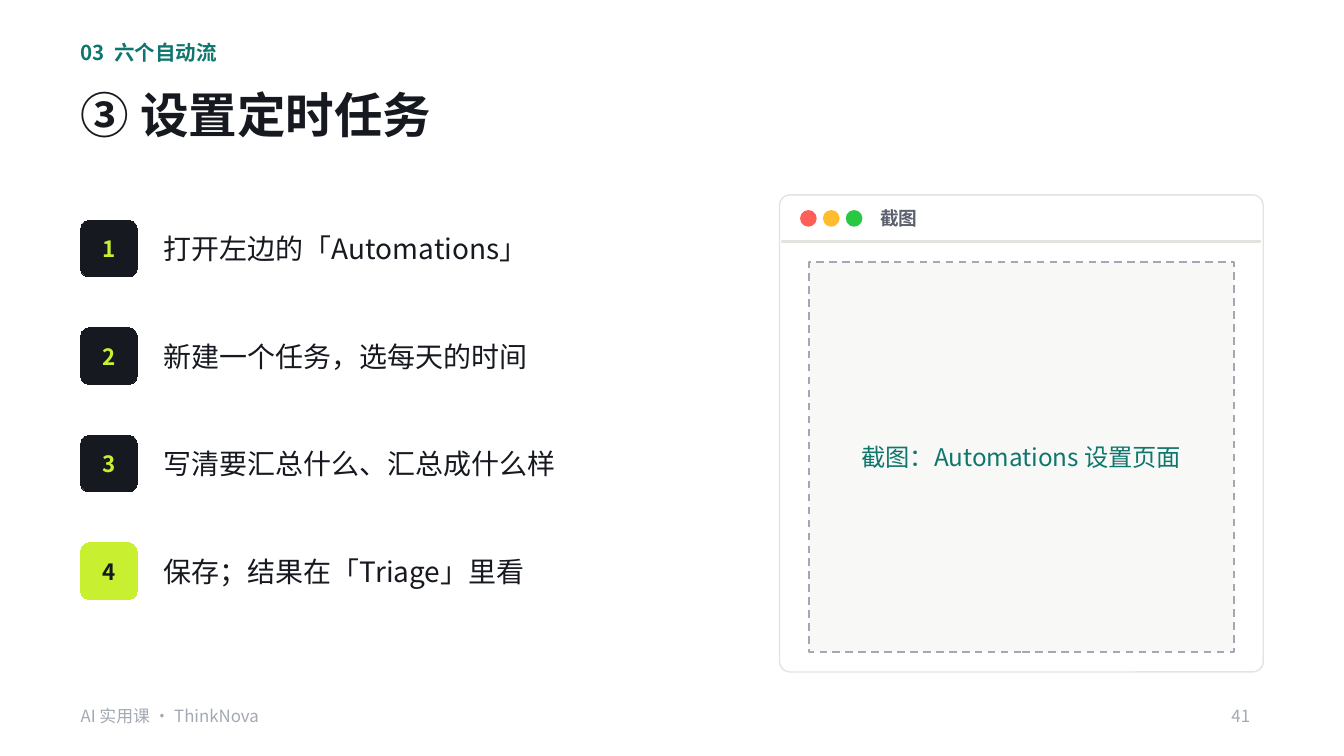
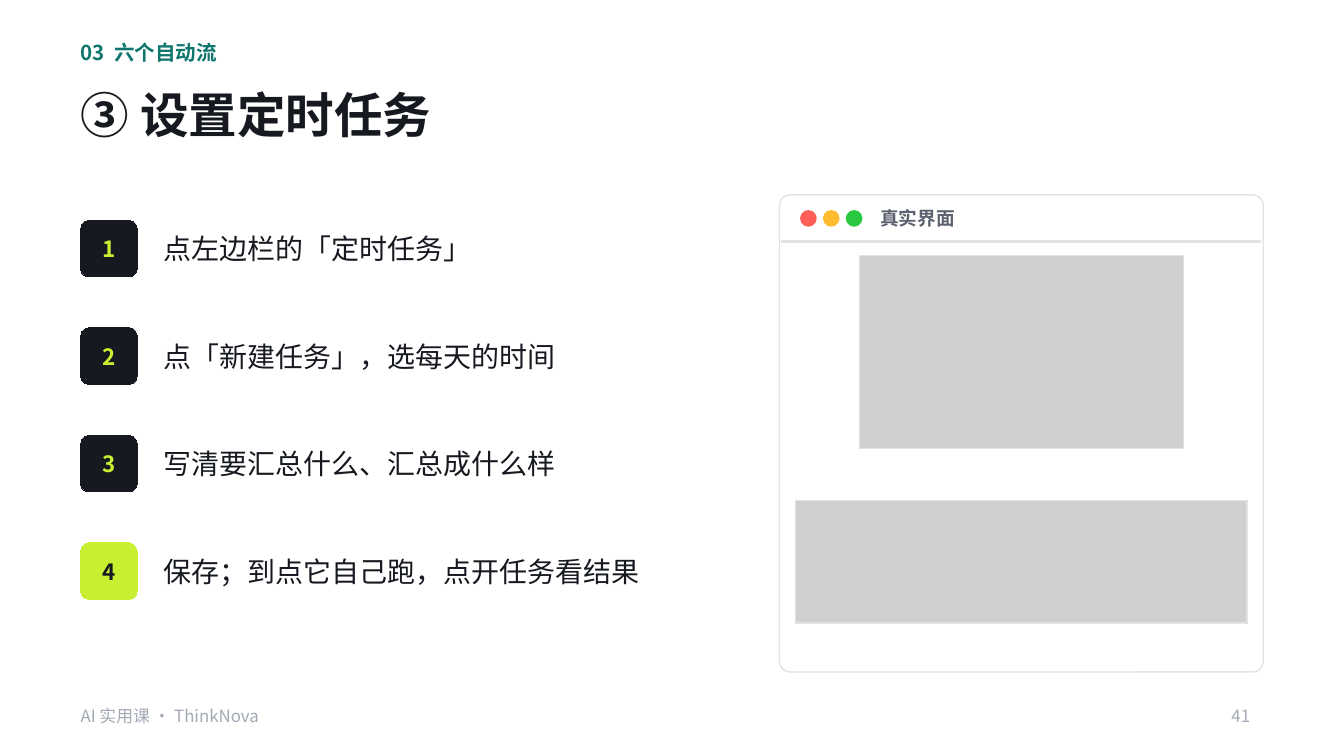
Before and after one commit to freyhuang-11/thinknova-memory, a slide deck: slide 41 of courses/小生意实用课/AI实用课_Codex提效.pptx. Drawn at 1344x756 pixels with LibreOffice and Linux fonts; fonts in the diff are those of the drawing; grey boxes stand for pictures. Boxes give left, top, right and bottom in pixels: in the first picture for what was removed or moved away, otherwise in the second. Text is boxed around its words. In the diff, an @@ line names an element or a change of style, - is before the commit and + after.

```diff
--- a/courses/小生意实用课/AI实用课_Codex提效.pptx
+++ b/courses/小生意实用课/AI实用课_Codex提效.pptx
@@ text at [880,209,954,227]: text changed @@
-截图
+真实界面
@@ text at [164,235,472,262]: text changed @@
-打开左边的「Automations」
+点左边栏的「定时任务」
@@ rectangle removed at [809,262,1234,652] @@
@@ picture added at [859,255,1183,449] @@
@@ rectangle added at [859,255,1183,449], outline #E2E4DF 0.75 pt @@
@@ text at [164,343,556,370]: text changed @@
-新建一个任务，选每天的时间
+点「新建任务」，选每天的时间
@@ text removed at [862,445,1181,468] @@
-截图：Automations 设置页面
@@ picture added at [796,500,1247,622] @@
@@ rectangle added at [796,500,1247,622], outline #E2E4DF 0.75 pt @@
@@ text at [164,558,640,587]: text changed @@
-保存；结果在「Triage」里看
+保存；到点它自己跑，点开任务看结果
```
Also in this commit, not shown: 5 other slides changed, 6 other files.
